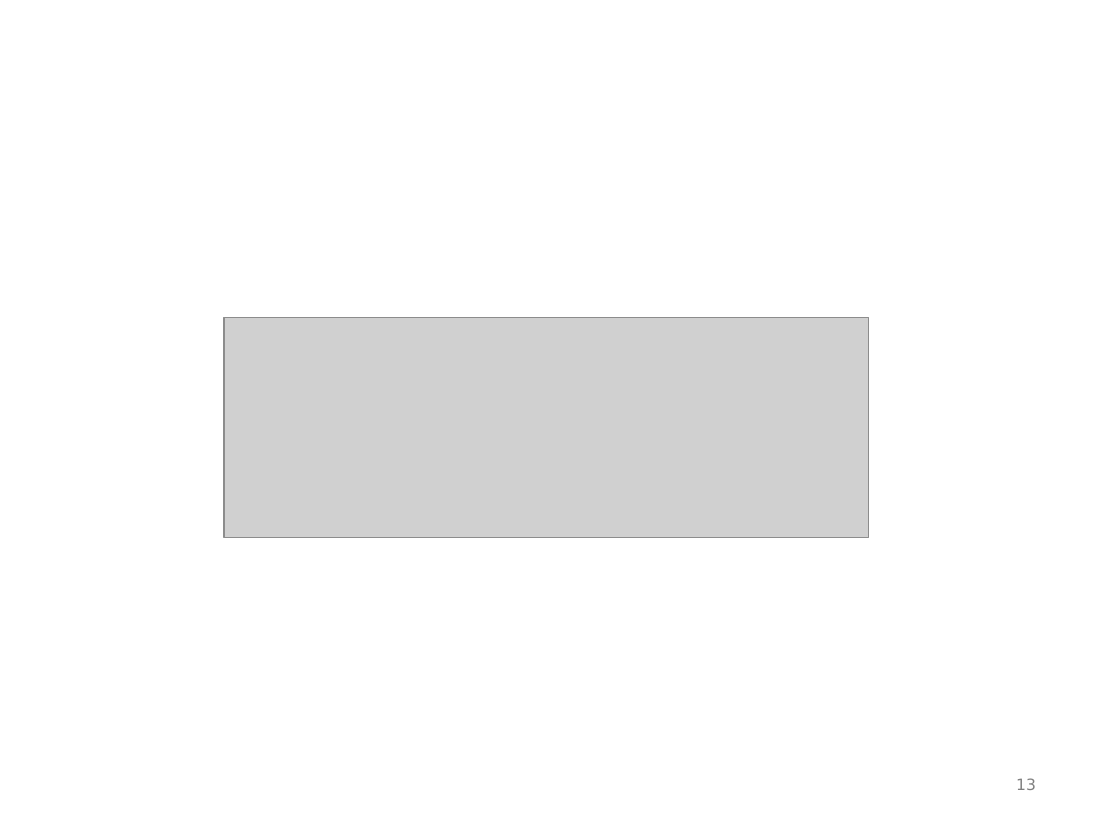
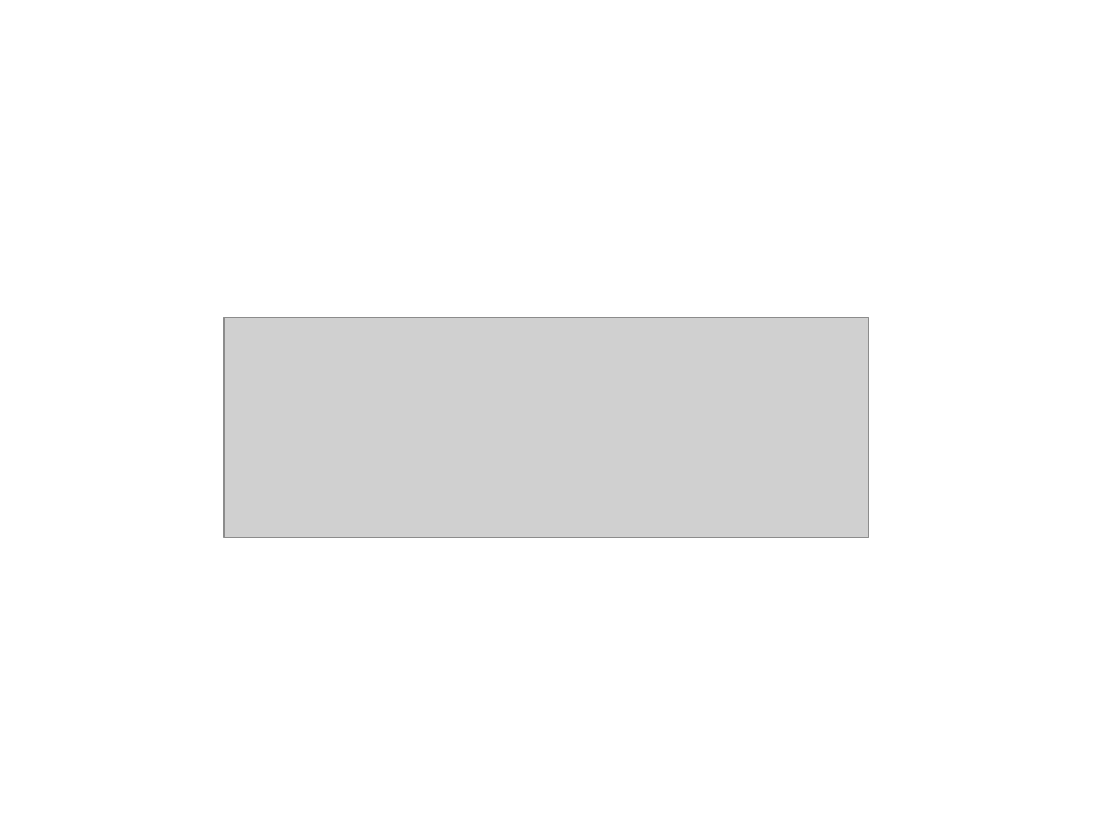
Before and after one commit to MarauderXtreme/bookshop-schiller, a slide deck: slide 13 of presentation/endpresentation.odp. Drawn at 1120x840 pixels with LibreOffice and Linux fonts; fonts in the diff are those of the drawing; grey boxes stand for pictures. Boxes give left, top, right and bottom in pixels: in the first picture for what was removed or moved away, otherwise in the second. Text is boxed around its words. In the diff, an @@ line names an element or a change of style, - is before the commit and + after.

```diff
--- a/presentation/endpresentation.odp
+++ b/presentation/endpresentation.odp
@@ page number removed at [1016,778,1036,790] @@
-13
```
Also in this commit, not shown: 11 other slides changed.
